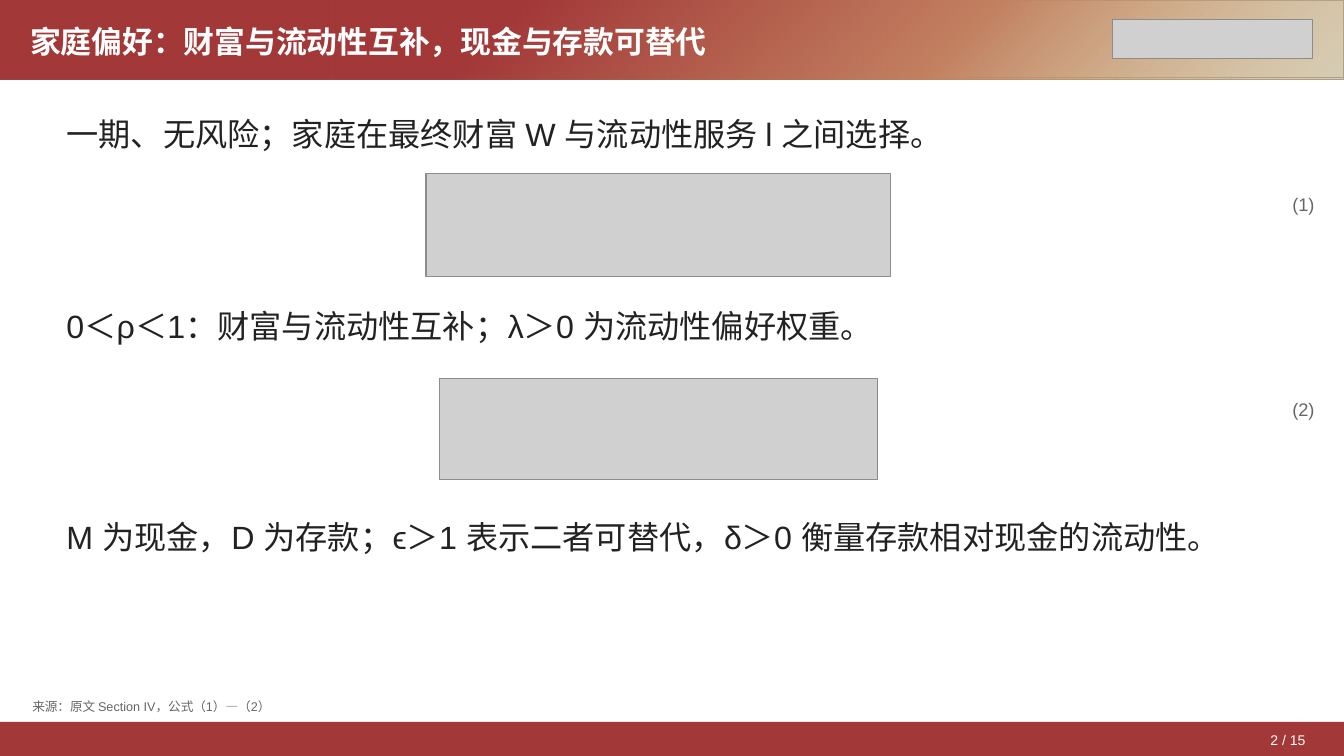
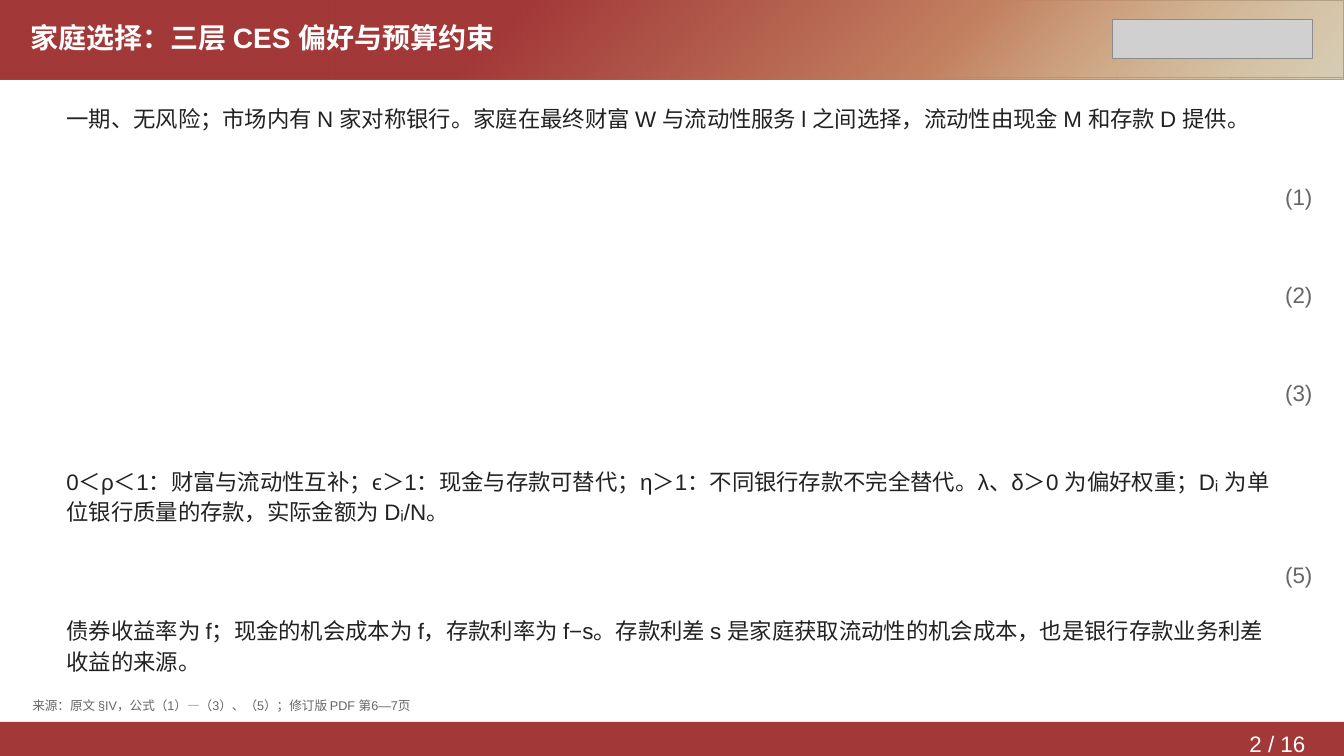
Before and after one commit to Yutingee/trial, a slide deck: slide 2 of deliverables/DepositsChannel-Model.pptx. Drawn at 1344x756 pixels with LibreOffice and Linux fonts; fonts in the diff are those of the drawing; grey boxes stand for pictures. Boxes give left, top, right and bottom in pixels: in the first picture for what was removed or moved away, otherwise in the second. Text is boxed around its words. In the diff, an @@ line names an element or a change of style, - is before the commit and + after.

```diff
--- a/deliverables/DepositsChannel-Model.pptx
+++ b/deliverables/DepositsChannel-Model.pptx
@@ text at [30, 24, 494, 51]: text changed; size 22 to 20 pt @@
-家庭偏好：财富与流动性互补，现金与存款可替代
+家庭选择：三层 CES 偏好与预算约束
@@ text at [66, 108, 1250, 131]: text changed; size 23 to 16 pt @@
-一期、无风险；家庭在最终财富 W 与流动性服务 l 之间选择。
+一期、无风险；市场内有 N 家对称银行。家庭在最终财富 W 与流动性服务 l 之间选择，流动性由现金 M 和存款 D 提供。
@@ picture removed at [426, 173, 891, 276] @@
@@ text "(1)": place and size @@
-text "(1)" at [1292, 198, 1314, 215]
+text "(1)" at [1285, 189, 1312, 210]
@@ text "(1)" at [1285, 189, 1312, 210]: size 13 to 16 pt; line spacing 1.2 to 1.15 @@
@@ text "(2)" at [1285, 287, 1312, 308]: size 13 to 16 pt; line spacing 1.2 to 1.15 @@
@@ text "(2)": place and size @@
-text "(2)" at [1292, 403, 1314, 420]
+text "(2)" at [1285, 287, 1312, 308]
@@ text removed at [66, 311, 873, 344] @@
-0＜ρ＜1：财富与流动性互补；λ＞0 为流动性偏好权重。
@@ picture removed at [440, 379, 878, 480] @@
@@ text added at [1285, 385, 1312, 406], 16 pt, text #666666 @@
+(3)
@@ text at [66, 471, 1270, 522]: text changed; size 23 to 16 pt @@
-M 为现金，D 为存款；ϵ＞1 表示二者可替代，δ＞0 衡量存款相对现金的流动性。
+0＜ρ＜1：财富与流动性互补；ϵ＞1：现金与存款可替代；η＞1：不同银行存款不完全替代。λ、δ＞0 为偏好权重；Dᵢ 为单位银行质量的存款，实际金额为 Dᵢ/N。
@@ text added at [1285, 567, 1312, 588], 16 pt, text #666666 @@
+(5)
@@ text added at [66, 620, 1264, 672], 16 pt, text #222222 @@
+债券收益率为 f；现金的机会成本为 f，存款利率为 f−s。存款利差 s 是家庭获取流动性的机会成本，也是银行存款业务利差收益的来源。
@@ text at [32, 699, 411, 712]: text changed @@
-来源：原文 Section IV，公式（1）—（2）
+来源：原文 §IV，公式（1）—（3）、（5）；修订版 PDF 第6—7页
@@ text at [1249, 736, 1305, 752]: text changed; size 10 to 16 pt @@
-2 / 15
+2 / 16
```
Also in this commit, not shown: 12 other slides changed, 3 slides added, 2 slides removed, 2 other files.
